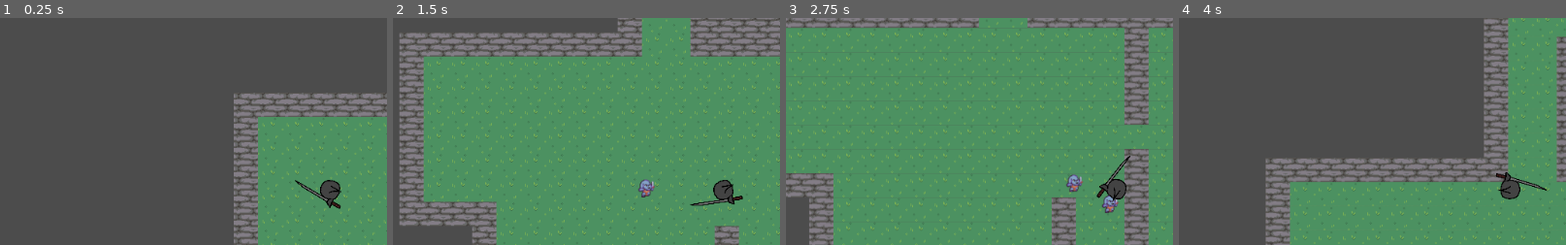
Above: before the commit, frames 1-4 (left to right).
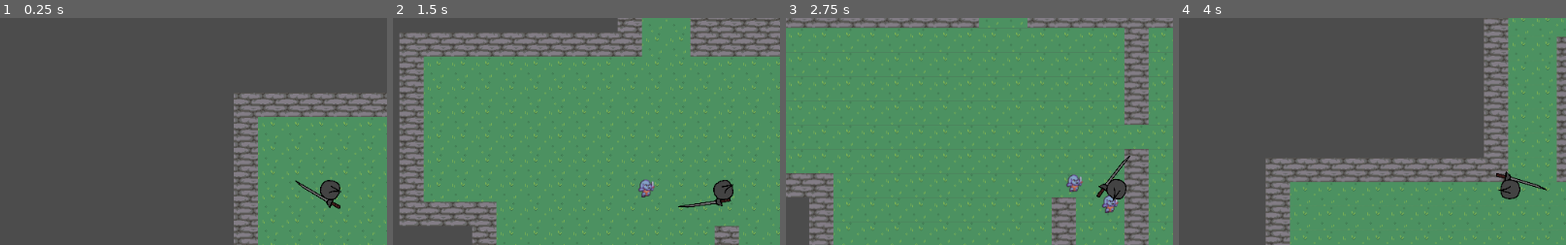
Above: after the commit, the same moments.

Repository: Lanilor53/wh-godot
Game: Godot game, scene res://Scenes/Main.tscn
The game is run twice, just before and just after one commit, with the same random seed, the same clock (stepped at 60 frames per second) and the same inputs.
Inputs (mouse positions are % of the whole screen's width and height, from its top left):
- Up to frame 1 (0.25 s): no input
- Up to frame 2 (1.5 s): tap Enter at 0.5 s; move the mouse to (72, 45) at 0.52 s; hold D (move_right) 0.53-1.28 s; click (72, 45) at 0.6 s; move the mouse to (30, 55) at 1.27 s; hold S (move_down) from 1.28 s (still down); click (30, 55) at 1.35 s
- Up to frame 3 (2.75 s): move the mouse to (60, 28) at 2.02 s; release S (move_down) at 2.03 s; hold D (move_right) from 2.03 s (still down); click (60, 28) at 2.1 s
- Up to frame 4 (4 s): move the mouse to (45, 70) at 2.77 s; release D (move_right) at 2.78 s; hold W (move_up) 2.78-3.53 s; click (45, 70) at 2.85 s; move the mouse to (80, 65) at 3.52 s; hold A (move_left) from 3.53 s (still down); click (80, 65) at 3.6 s
The pictures show only the part of the screen within x 7-57%, y 12-62%; the shares and areas given below are measured in that part.

The runs differ from the first frame. In frame 1, less than 0.1% of the frame differs, in the area x 76-88%, y 71-85%; in frame 2, 0.2%, in the area x 73-91%, y 77-84%; in frame 3, less than 0.1%; in frame 4, less than 0.1%.

Commit message:
add combat mechanics stub

Diff:
--- a/Scenes/Enemy.gd
+++ b/Scenes/Enemy.gd
@@ -1,12 +1,15 @@
 extends KinematicBody2D
 
-var player
 export var SPEED = 100
+export var MAX_HEALTH = 100
 export var DETECT_DISTANCE = 150
 export var CONTACT_DAMAGE = 10
 
+onready var player = get_tree().get_root().get_node("Main").get_node("Player")
+onready var current_health = MAX_HEALTH
+
 func _ready():
-	player = get_tree().get_root().get_node("Main").get_node("Player")
+	set_meta("faction", "enemy")
 	set_meta("damageable", true)
 
 func _process(delta):
@@ -17,7 +20,14 @@
 			velocity = velocity.normalized() * SPEED
 		move_and_slide(velocity)
 
-		for i in range(get_slide_count()-1):
-			var collision = get_slide_collision(i)
-			if collision.collider.has_meta("damageable") and collision.collider.get_meta("damageable") == true:
-				collision.collider.on_damage(self, CONTACT_DAMAGE)
+		for i in range(get_slide_count()-1): # todo: rewrite using on_collide events?
+			var collider = get_slide_collision(i).collider
+			if collider.has_meta("faction") and collider.get_meta("faction") == "player":
+				if collider.has_meta("damageable") and collider.get_meta("damageable") == true:
+					collider.on_damage(CONTACT_DAMAGE)
+
+func on_damage(damage):
+	current_health -= damage
+	print("enemy damaged, hp: %d" % current_health)
+	if current_health <= 0:
+		queue_free()
--- a/Scenes/Player.tscn
+++ b/Scenes/Player.tscn
@@ -18,9 +18,10 @@
 [node name="CollisionShape2D" type="CollisionShape2D" parent="."]
 shape = SubResource( 1 )
 
-[node name="Rapier" parent="." instance=ExtResource( 3 )]
-position = Vector2( 12.9706, -14.1461 )
+[node name="Weapon" parent="." instance=ExtResource( 3 )]
+position = Vector2( 22, -15 )
 scale = Vector2( 0.3, 0.4 )
+z_index = -1
 
 [node name="PlayerCamera" type="Camera2D" parent="."]
 current = true
--- a/Scenes/Rapier.tscn
+++ b/Scenes/Rapier.tscn
@@ -1,20 +1,56 @@
-[gd_scene load_steps=3 format=2]
+[gd_scene load_steps=5 format=2]
 
 [ext_resource path="res://Textures/Rapier.png" type="Texture" id=1]
+[ext_resource path="res://Scripts/Rapier.gd" type="Script" id=2]
 
 [sub_resource type="CapsuleShape2D" id=1]
 radius = 7.20579
-height = 221.803
+height = 149.588
+
+[sub_resource type="Animation" id=2]
+resource_name = "attack"
+length = 0.3
+tracks/0/type = "value"
+tracks/0/path = NodePath(".:position")
+tracks/0/interp = 1
+tracks/0/loop_wrap = true
+tracks/0/imported = false
+tracks/0/enabled = true
+tracks/0/keys = {
+"times": PoolRealArray( 0, 0.2, 0.3 ),
+"transitions": PoolRealArray( 1, 1, 1 ),
+"update": 0,
+"values": [ Vector2( 0, 0 ), Vector2( 80, 0 ), Vector2( 0, 0 ) ]
+}
+tracks/1/type = "value"
+tracks/1/path = NodePath(".:disabled")
+tracks/1/interp = 1
+tracks/1/loop_wrap = true
+tracks/1/imported = false
+tracks/1/enabled = true
+tracks/1/keys = {
+"times": PoolRealArray( 0, 0.2 ),
+"transitions": PoolRealArray( 1, 1 ),
+"update": 1,
+"values": [ false, true ]
+}
 
 [node name="Rapier" type="Area2D"]
+script = ExtResource( 2 )
 
 [node name="CollisionShape2D" type="CollisionShape2D" parent="."]
-position = Vector2( -0.44545, -1.33635 )
 rotation = 1.5708
 shape = SubResource( 1 )
+disabled = true
 
 [node name="Sprite" type="Sprite" parent="CollisionShape2D"]
-position = Vector2( -0.0856171, -0.440231 )
+position = Vector2( 0, 30 )
 rotation = -1.5708
 scale = Vector2( 0.615541, 0.313124 )
 texture = ExtResource( 1 )
+
+[node name="AnimationPlayer" type="AnimationPlayer" parent="."]
+root_node = NodePath("../CollisionShape2D")
+anims/attack = SubResource( 2 )
+
+[connection signal="body_entered" from="." to="." method="_on_Rapier_body_entered"]
--- a/Scripts/Player.gd
+++ b/Scripts/Player.gd
@@ -6,13 +6,20 @@
 export var MAX_INVINCIBILITY_TIME = 1
 onready var current_invincibility_time = 0
 
+export var MAX_ATTACK_COOLDOWN = 1
+onready var current_attack_cooldown = 0
+
 # Called when the node enters the scene tree for the first time.
 func _ready():
 	set_meta("damageable", true)
+	set_meta("faction", "player")
 
 func _process(delta):
 	if current_invincibility_time > 0:
 		current_invincibility_time -= delta
+
+	if current_attack_cooldown > 0:
+		current_attack_cooldown -= delta
 
 	look_at(get_global_mouse_position())
 
@@ -31,7 +38,15 @@
 
 		move_and_slide(velocity)
 
-func on_damage(source, damage):
+func _unhandled_input(event):
+	if event is InputEventMouseButton and event.button_index == 1 and event.pressed == true:
+		# play attack animation
+		$Weapon.get_node("AnimationPlayer").play("attack")
+
+		# start attack cooldown
+		current_attack_cooldown = MAX_ATTACK_COOLDOWN
+
+func on_damage(damage):
 	if current_invincibility_time <= 0:
 		health -= damage
 		print("taken damage, health left: %d" % health)
--- /dev/null
+++ b/Scripts/Rapier.gd
@@ -0,0 +1,8 @@
+extends Area2D
+
+export var DAMAGE = 15
+
+func _on_Rapier_body_entered(body):
+	if body.has_meta("faction") and body.get_meta("faction") == "enemy":
+				if body.has_meta("damageable") and body.get_meta("damageable") == true:
+					body.on_damage(DAMAGE)
--- a/project.godot
+++ b/project.godot
@@ -39,6 +39,11 @@
 "events": [ Object(InputEventKey,"resource_local_to_scene":false,"resource_name":"","device":0,"alt":false,"shift":false,"control":false,"meta":false,"command":false,"pressed":false,"scancode":83,"physical_scancode":0,"unicode":0,"echo":false,"script":null)
  ]
 }
+attack={
+"deadzone": 0.5,
+"events": [ Object(InputEventMouseButton,"resource_local_to_scene":false,"resource_name":"","device":0,"alt":false,"shift":false,"control":false,"meta":false,"command":false,"button_mask":0,"position":Vector2( 0, 0 ),"global_position":Vector2( 0, 0 ),"factor":1.0,"button_index":1,"pressed":false,"doubleclick":false,"script":null)
+ ]
+}
 
 [physics]
 
